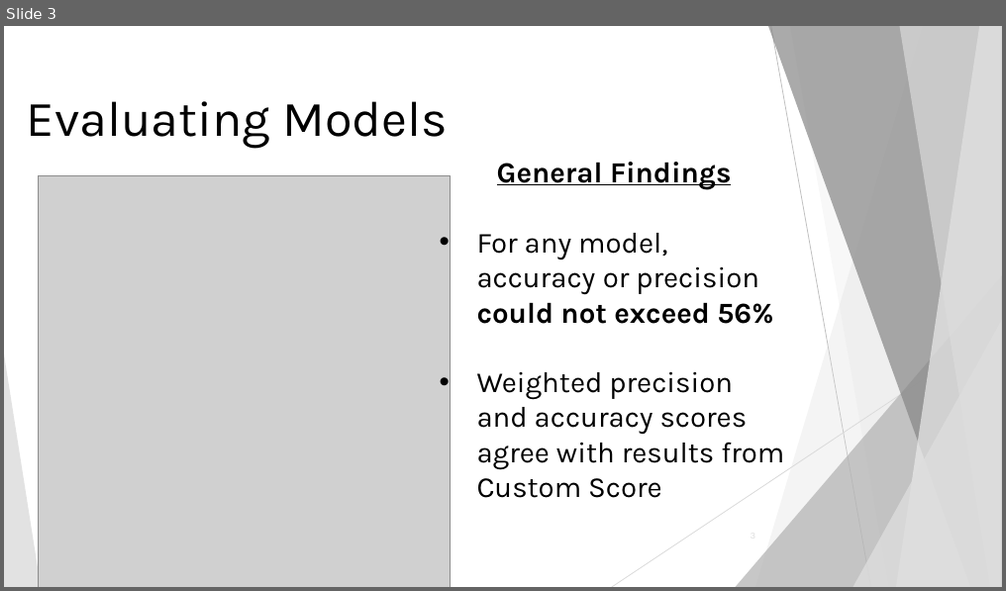
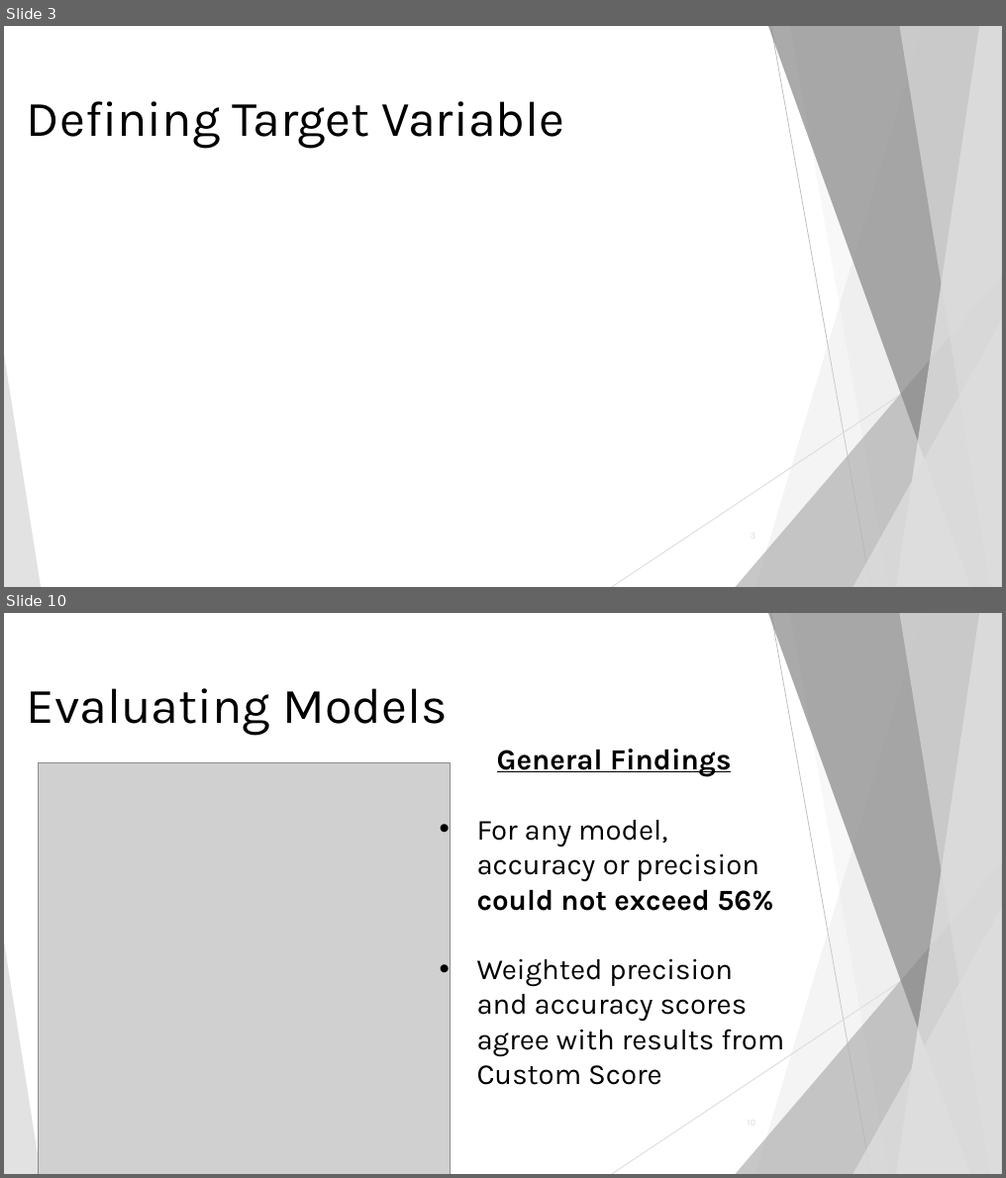
Before and after one commit to yokudake/ProfessorPowerIndex, a slide deck: Presentations and Reports/FinalPresentation_V1.pptx. Shown one above the other, each under a label of ours: slide 3 before the commit, slides 3 and 10 after it; the slides between them are not shown. The pictures are 1006x591 and 1006x1178 pixels, drawn with LibreOffice and Linux fonts; fonts in the diff are those of the drawing; grey boxes stand for pictures. Boxes give left, top, right and bottom in pixels: in the first picture for what was removed or moved away, otherwise in the second. Text is boxed around its words. In the diff, an @@ line names an element or a change of style, - is before the commit and + after.

```diff
--- a/Presentations and Reports/FinalPresentation_V1.pptx
+++ b/Presentations and Reports/FinalPresentation_V1.pptx
@@ slide 3 added at (4, 26, 1002, 587), background #FFFFFF; not listed: 10 template elements that a slide beside it also shows @@
@@ title added at (27, 101, 565, 149), 48 pt, text #000000 @@
+Defining Target Variable
@@ what was slide 3 is now slide 10 @@
```
Also in this commit, not shown: 1 slide changed, 8 other slides added, 2 slides removed, 2 other files.
